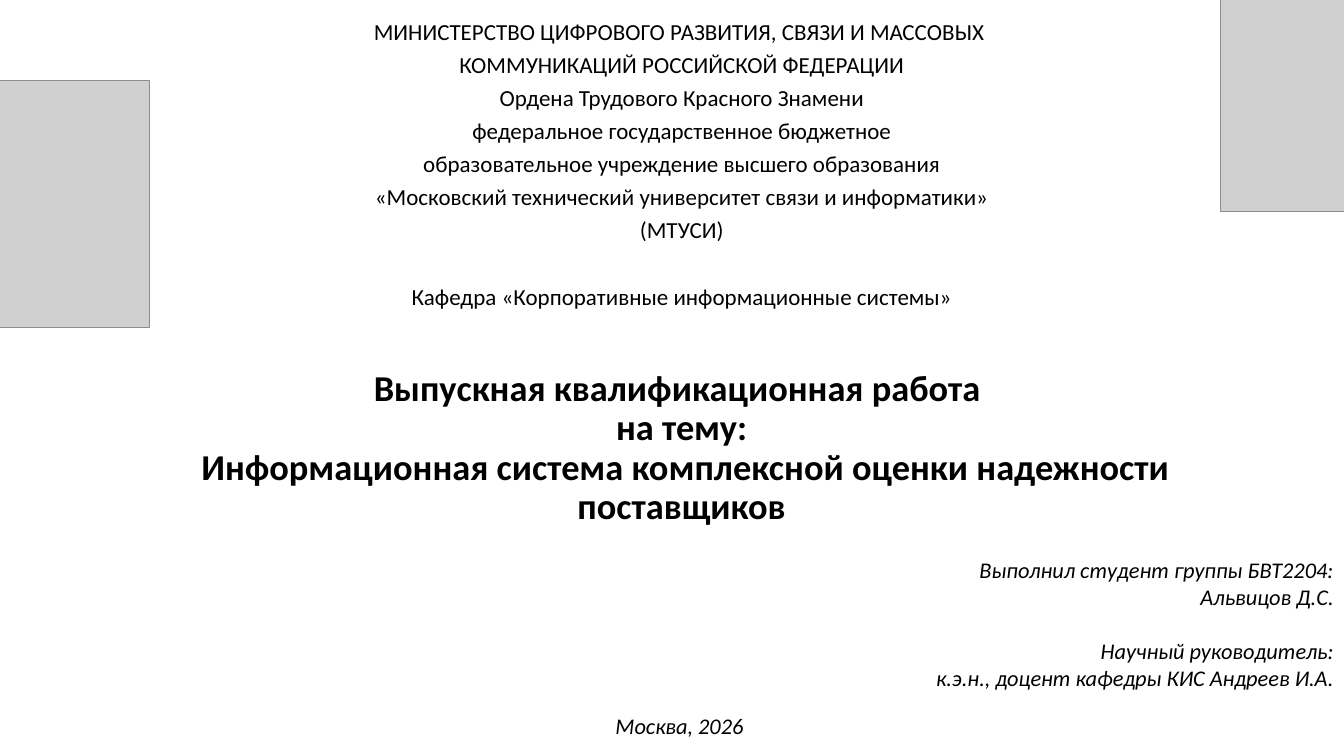
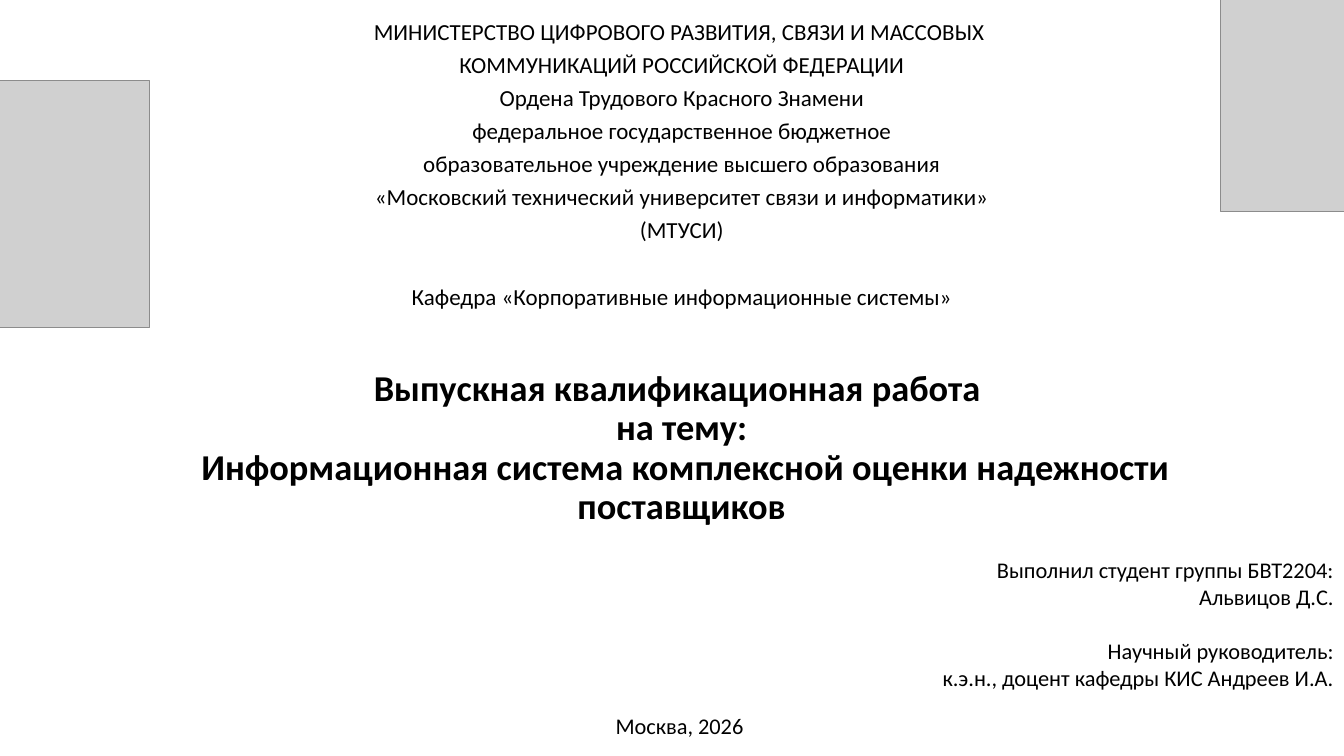
Before and after one commit to lilvolcanointhenighttime/diplom, a slide deck: slide 1 of Презентацияя.pptx. Drawn at 1344x756 pixels with LibreOffice and Linux fonts; fonts in the diff are those of the drawing; grey boxes stand for pictures. Boxes give left, top, right and bottom in pixels: in the first picture for what was removed or moved away, otherwise in the second. Text is boxed around its words. In the diff, an @@ line names an element or a change of style, - is before the commit and + after.

```diff
--- a/Презентацияя.pptx
+++ b/Презентацияя.pptx
@@ subtitle "Выполнил студент группы БВТ2204:" at (x1=943, y1=563, x2=1334, y2=690): italic off @@
@@ text "Москва, 2026" at (x1=616, y1=719, x2=743, y2=737): italic off @@
```
Also in this commit, not shown: 1 other slide changed.
